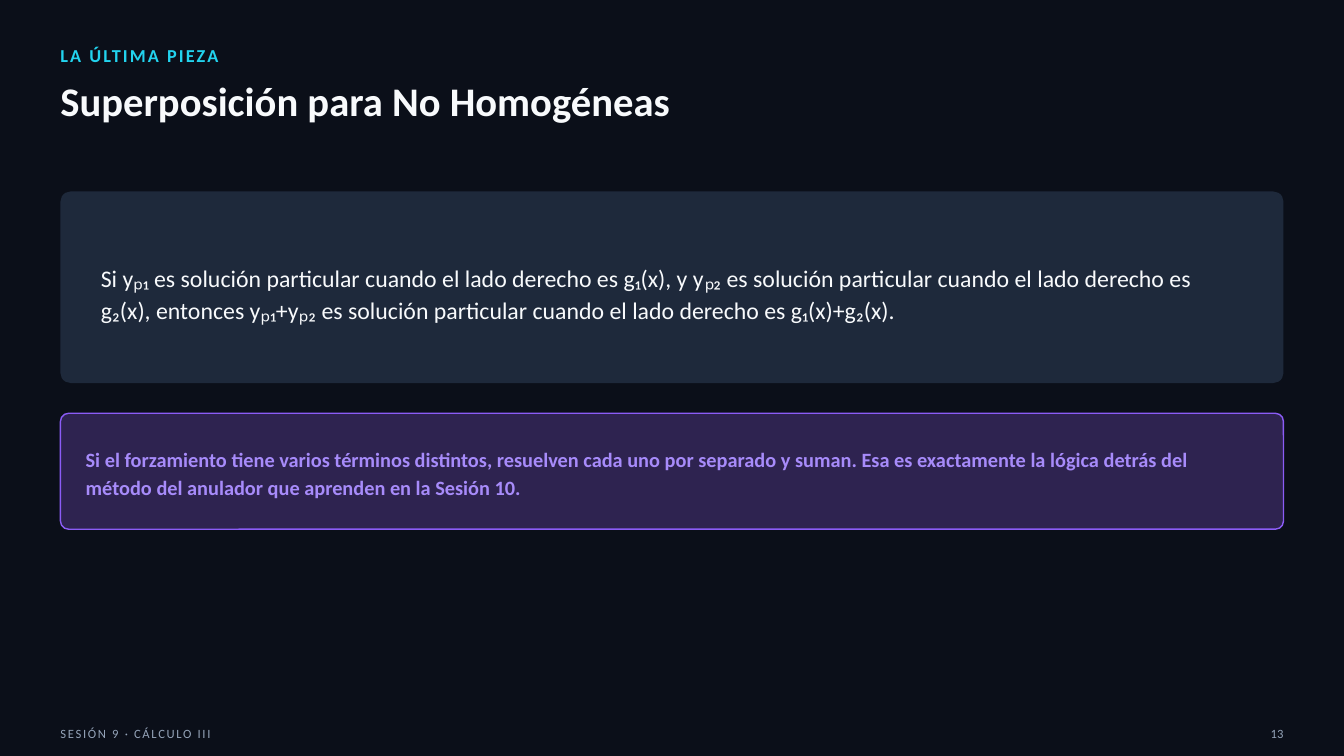
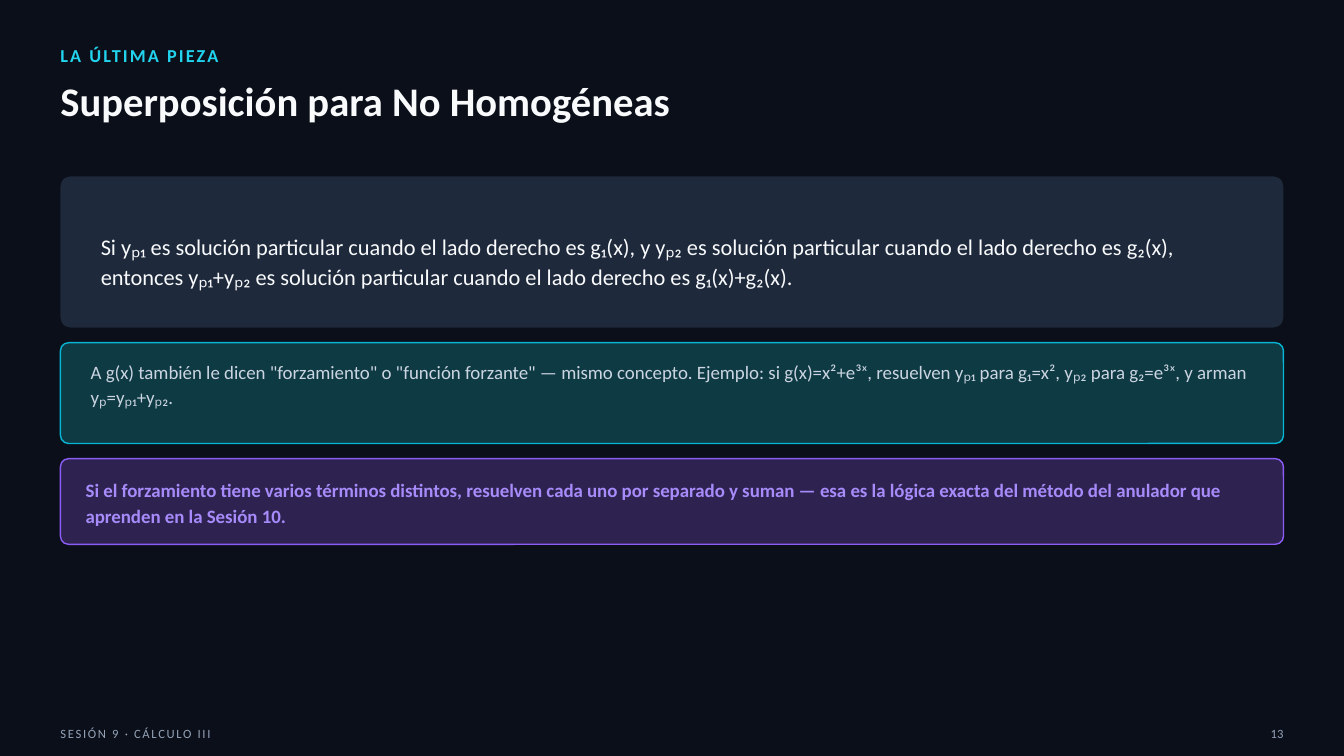
Before and after one commit to SernaEd/FirmsSimulationClass, a slide deck: slide 13 of sesion9/Sesion9_Teoria_Preliminar.pptx. Drawn at 1344x756 pixels with LibreOffice and Linux fonts; fonts in the diff are those of the drawing. Boxes give left, top, right and bottom in pixels: in the first picture for what was removed or moved away, otherwise in the second. Text is boxed around its words. In the diff, an @@ line names an element or a change of style, - is before the commit and + after.

```diff
--- a/sesion9/Sesion9_Teoria_Preliminar.pptx
+++ b/sesion9/Sesion9_Teoria_Preliminar.pptx
@@ rounded rectangle at [60, 176, 1284, 328]: proportions changed @@
@@ rounded rectangle: place and size @@
-rounded rectangle at [60, 192, 1284, 383]
+rounded rectangle at [60, 176, 1284, 328]
@@ text "Si yₚ₁ es solución particular ...": place and size @@
-text "Si yₚ₁ es solución particular ..." at [101, 270, 1190, 323]
+text "Si yₚ₁ es solución particular ..." at [101, 239, 1174, 289]
@@ text "Si yₚ₁ es solución particular ..." at [101, 239, 1174, 289]: size 17 to 16 pt @@
@@ rounded rectangle added at [60, 343, 1284, 444], fill #0E3A44, outline #06B6D4 1 pt @@
@@ text added at [91, 364, 1247, 383], 13.5 pt, text #CBD5E1 @@
+A g(x) también le dicen "forzamiento" o "función forzante" — mismo concepto. Ejemplo: si g(x)=x²+e³ˣ, resuelven yₚ₁ para g₁=x², yₚ₂ para g₂=e³ˣ, y arman yₚ=yₚ₁+yₚ₂.
@@ rounded rectangle: place and size @@
-rounded rectangle at [60, 413, 1284, 529]
+rounded rectangle at [60, 459, 1284, 544]
@@ rounded rectangle at [60, 459, 1284, 544]: proportions changed @@
@@ text at [86, 483, 1221, 526]: text changed; size 14.5 to 13.5 pt @@
-Si el forzamiento tiene varios términos distintos, resuelven cada uno por separado y suman. Esa es exactamente la lógica detrás del método del anulador que aprenden en la Sesión 10.
+Si el forzamiento tiene varios términos distintos, resuelven cada uno por separado y suman — esa es la lógica exacta del método del anulador que aprenden en la Sesión 10.
```
Also in this commit, not shown: 4 other slides changed, 1 slide added, 2 other files.
